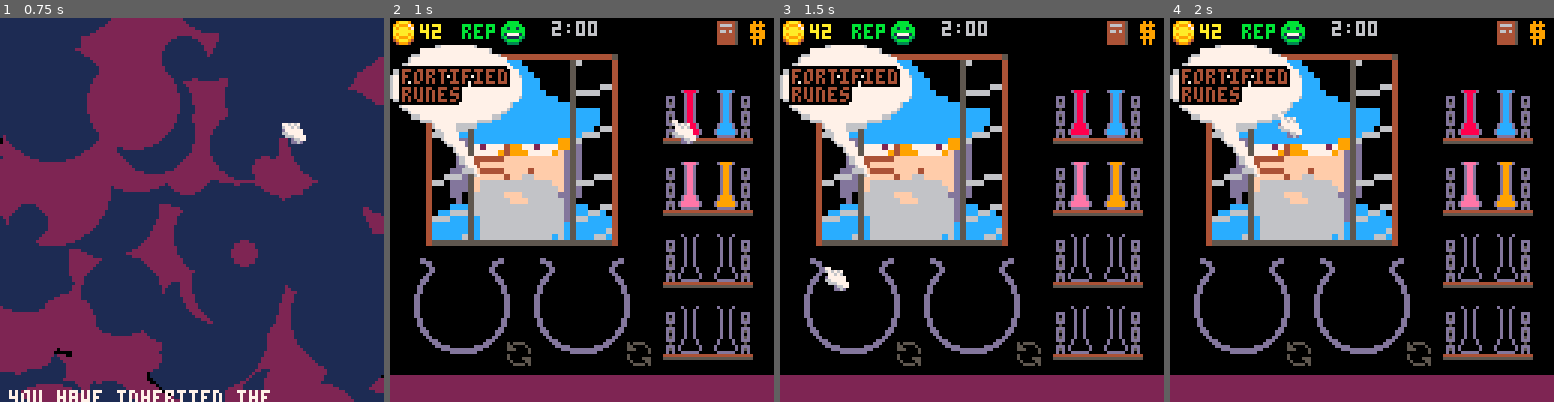
Above: before the commit, frames 1-4 (left to right).
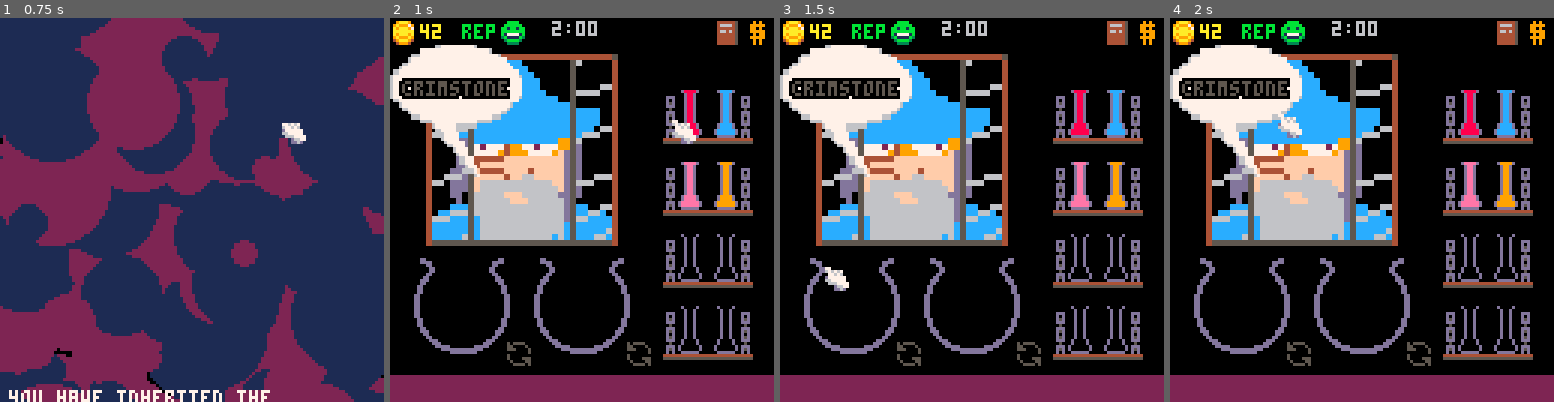
Above: after the commit, the same moments.

Repository: andbalch/cs4730_team_game
Game: PICO-8 cartridge potion.p8
The game is run twice, just before and just after one commit, with the same random seed, the same clock (stepped at 60 frames per second) and the same inputs.
Inputs (mouse positions are in pixels of both pictures, inside the frame that each line leads up to):
- Up to frame 1 (0.75 s): tap X (X key) at 0.33 s; click (280, 121) at 0.67 s; tap O (Z key) at 0.7 s
- Up to frame 2 (1 s): no input
- Up to frame 3 (1.5 s): tap X (X key) at 1.07 s; click (826, 267) at 1.22 s
- Up to frame 4 (2 s): tap O (Z key) at 1.7 s; click (1277, 114) at 1.77 s; tap X (X key) at 1.85 s

Frame 1 is identical in both runs. In frame 2, 2.2% of the frame differs, in the area x 2-32%, y 12-23%; in frame 3, 2.2%; in frame 4, 2.2%.

Commit message:
Failure now based on pct accuracy, success results in dec time limit and inc potion difficulty

Diff:
--- a/brew.lua
+++ b/brew.lua
@@ -284,9 +284,10 @@
 	sell_timer = time() + 0.2
 	-- Empty vial and calc. score
 	-- TODO: inc. points based on potion difficulty?
-	local score = flr(empty_vial(potions[order_i].c) * prices[potions[order_i].c])
-
-	if score < 10 then
+	local acc = empty_vial(potions[order_i].c)
+	local score = flr(acc * prices[potions[order_i].c])
+
+	if acc < 0.5 then
 		sfx(2)
 		failure_count = failure_count + 1
 		if failure_count >= 5 then
@@ -299,6 +300,12 @@
 		if failure_count < 0 then
 			failure_count = 0
 		end
+		-- Allow increases in difficulty
+		if pot_lim < #potions then
+			pot_lim = pot_lim + 1
+		end
+		-- Reduce time limit.
+		time_lim = max(flr(time_lim * 0.9), 20)
 	end
 	sell_sound_timer = time() + 0.5
 
@@ -322,9 +329,6 @@
 	-- Set timer
 	-- TODO: variable time limits?
 	pot_timer = t()
-
-	-- Reduce time limit.
-	time_lim = max(flr(time_lim * 0.9), 20)
 
 	-- TODO: New wizard?
 end
--- a/game.lua
+++ b/game.lua
@@ -83,7 +83,7 @@
 multicol[17]={2,14,12,11,3}
 
 -- Order variables.
-pot_lim = #potions
+pot_lim = 3
 time_penalty = 0.10
 -- Modify this to change how fast the timer counts down (greater -> faster)!
 time_mod = 1
